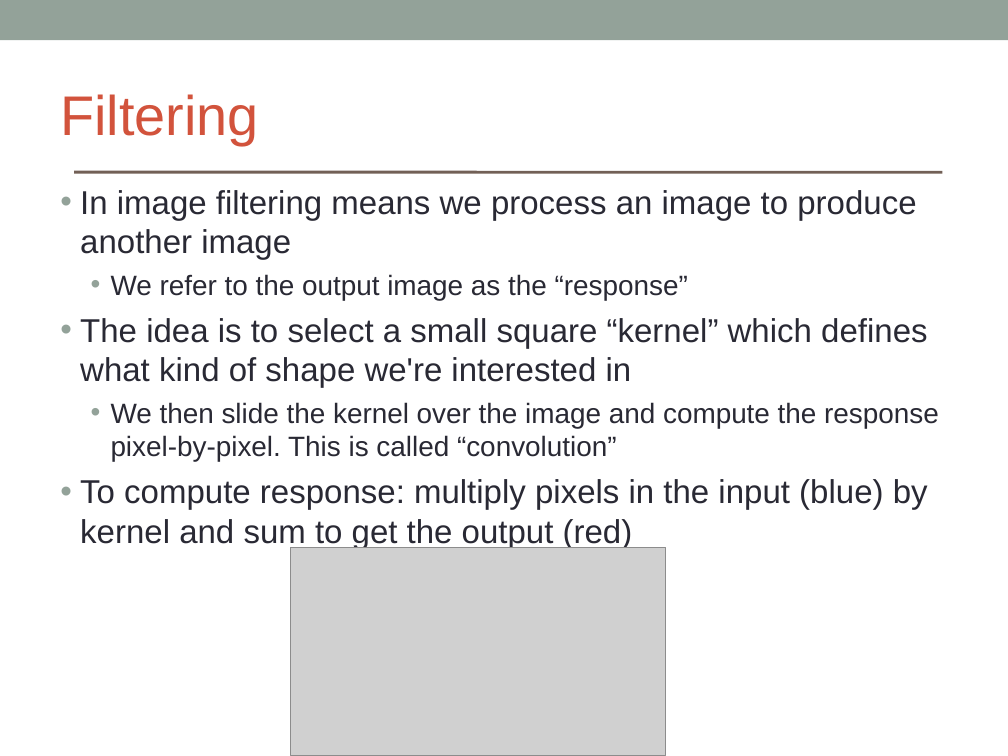
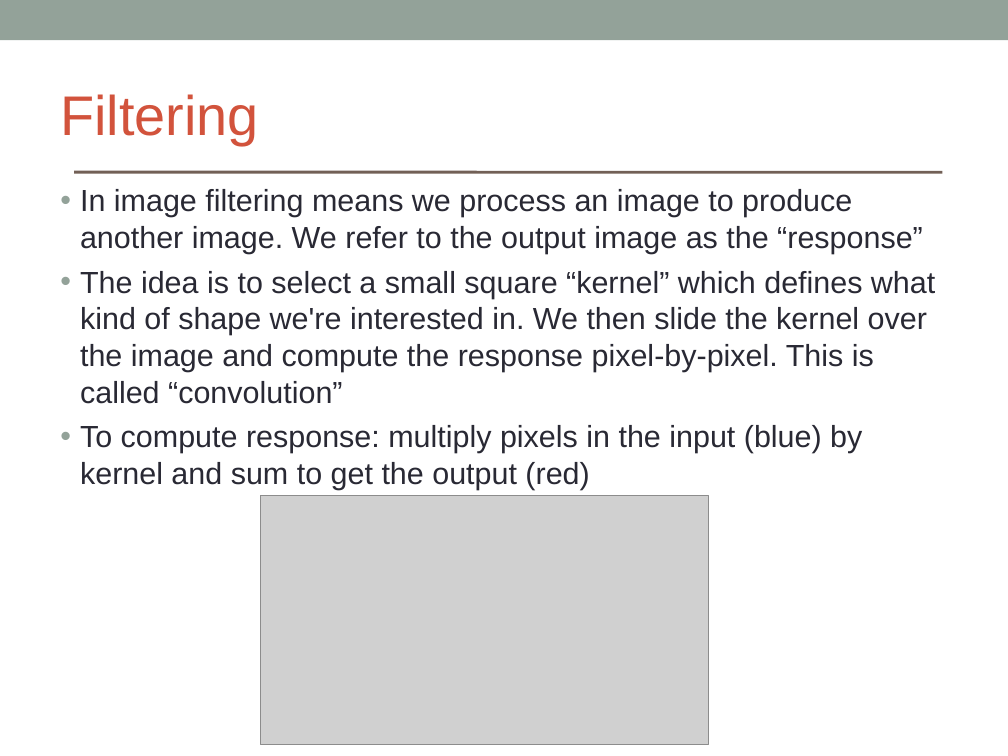
Before and after one commit to brikeats/Image-Analysis-in-Python, a slide deck: slide 10 of ImageAnalysisPython.ppt. Drawn at 1008x756 pixels with LibreOffice and Linux fonts; fonts in the diff are those of the drawing; grey boxes stand for pictures. Boxes give left, top, right and bottom in pixels: in the first picture for what was removed or moved away, otherwise in the second. Text is boxed around its words. In the diff, an @@ line names an element or a change of style, - is before the commit and + after.

Commit message:
Format fixed in ppt, replaced matplotlib with my_imshow in a few places

```diff
--- a/ImageAnalysisPython.ppt
+++ b/ImageAnalysisPython.ppt
@@ text at bbox=[80, 189, 935, 404]: text changed; size 26 to 24 pt @@
-• In image filtering means we process an image to produce another image
-  • We refer to the output image as the “response”
-• The idea is to select a small square “kernel” which defines what kind of shape we're interested in
-  • We then slide the kernel over the image and compute the response pixel-by-pixel. This is called “convolution”
+• In image filtering means we process an image to produce another image. We refer to the output image as the “response”
+• The idea is to select a small square “kernel” which defines what kind of shape we're interested in. We then slide the kernel over the image and compute the response pixel-by-pixel. This is called “convolution”
@@ text at bbox=[80, 425, 862, 490]: size 26 to 24 pt in "To compute response: multiply pixels in the ..." @@
@@ picture: place and size @@
-picture at bbox=[291, 547, 666, 756]
+picture at bbox=[261, 496, 709, 745]
```
Also in this commit, not shown: 3 other slides changed, 2 other files.
